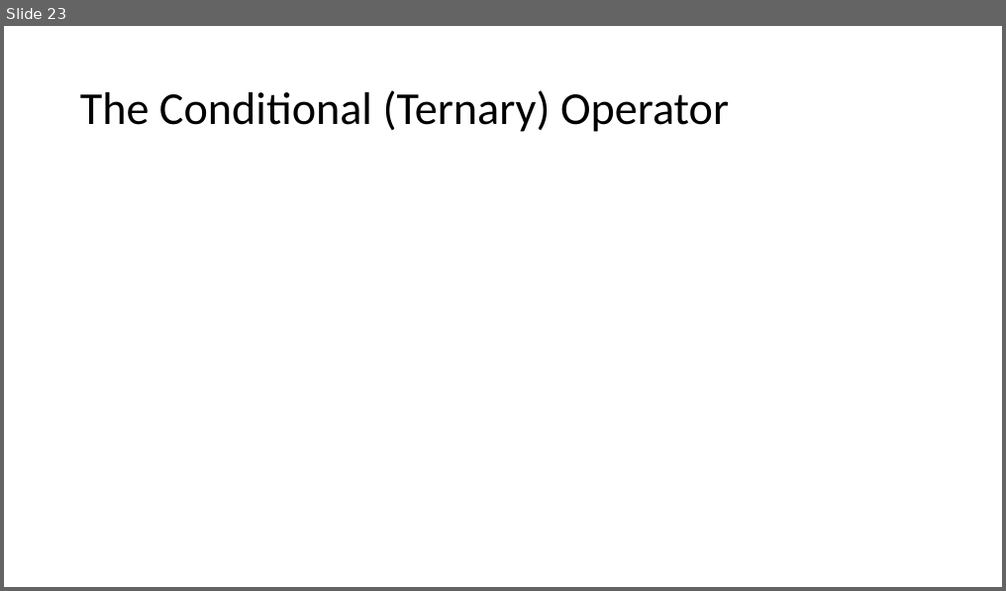
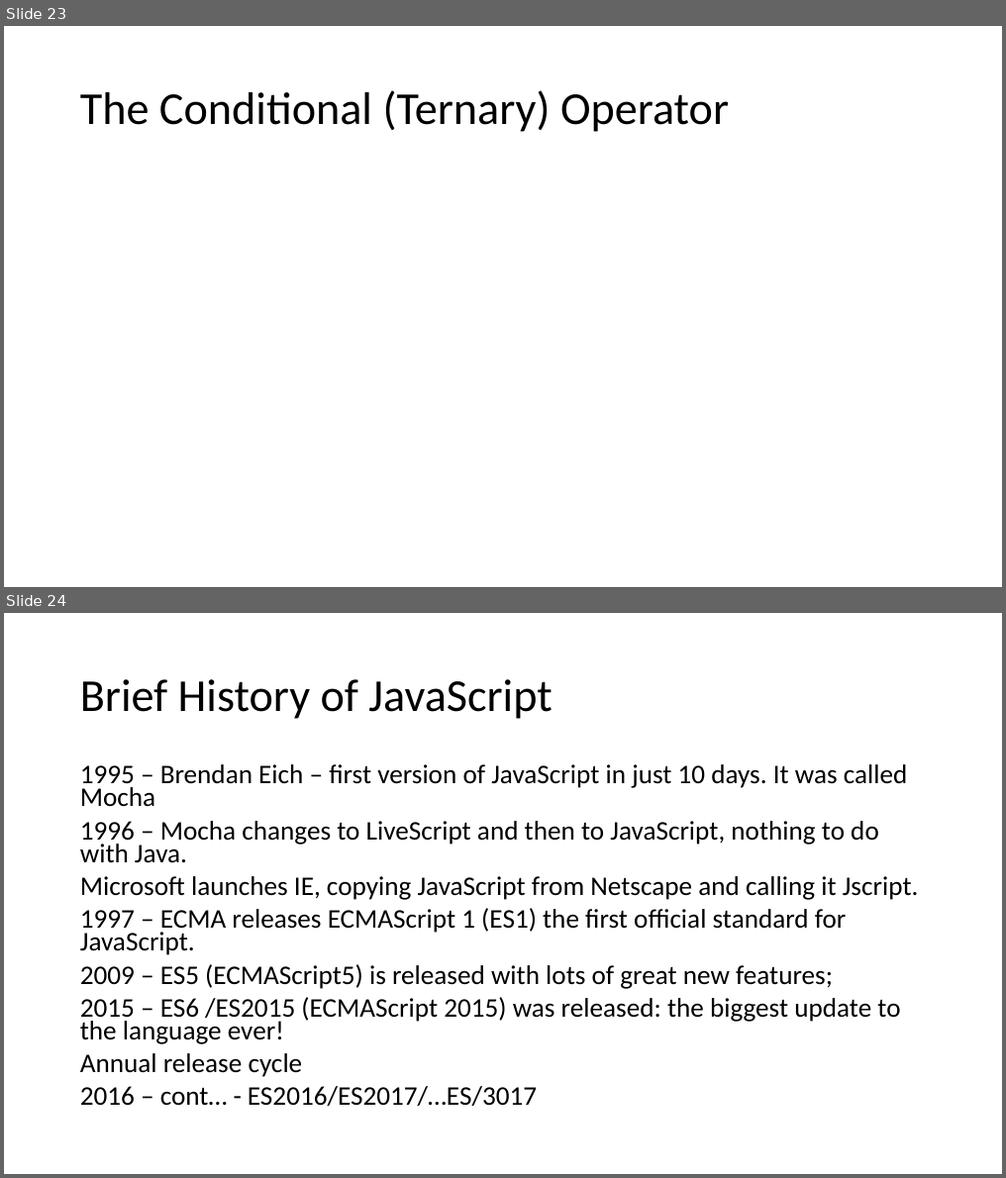
Before and after one commit to PiyushChaturvedii/Batch05, a slide deck: JavaScript.pptx. Shown one above the other, each under a label of ours: slide 23 before the commit, slides 23 and 24 after it. The pictures are 1006x591 and 1006x1178 pixels, drawn with LibreOffice and Linux fonts; fonts in the diff are those of the drawing. Boxes give left, top, right and bottom in pixels: in the first picture for what was removed or moved away, otherwise in the second. Text is boxed around its words. In the diff, an @@ line names an element or a change of style, - is before the commit and + after.

```diff
--- a/JavaScript.pptx
+++ b/JavaScript.pptx
@@ slide 24 added at (4,613,1002,1174), background #FFFFFF @@
@@ title added at (80,679,551,719), 44 pt, text #000000 @@
+Brief History of JavaScript
@@ text added at (80,764,919,1106), 25.9 pt, text #000000 @@
+1995 – Brendan Eich – first version of JavaScript in just 10 days. It was called Mocha
+1996 – Mocha changes to LiveScript and then to JavaScript, nothing to do with Java.
+Microsoft launches IE, copying JavaScript from Netscape and calling it Jscript.
+1997 – ECMA releases ECMAScript 1 (ES1) the first official standard for JavaScript.
+2009 – ES5 (ECMAScript5) is released with lots of great new features;
+2015 – ES6 /ES2015 (ECMAScript 2015) was released: the biggest update to the language ever!
+Annual release cycle
+2016 – cont… - ES2016/ES2017/…ES/3017
```
Also in this commit, not shown: 4 other slides added, 3 other files.
